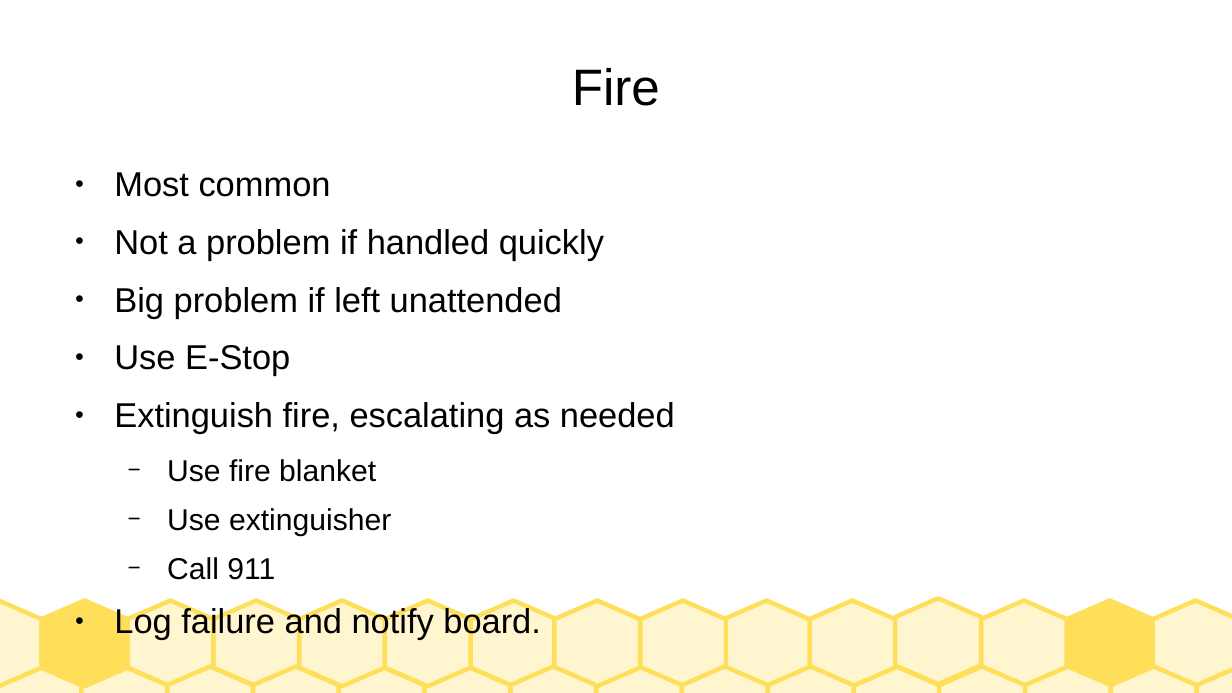
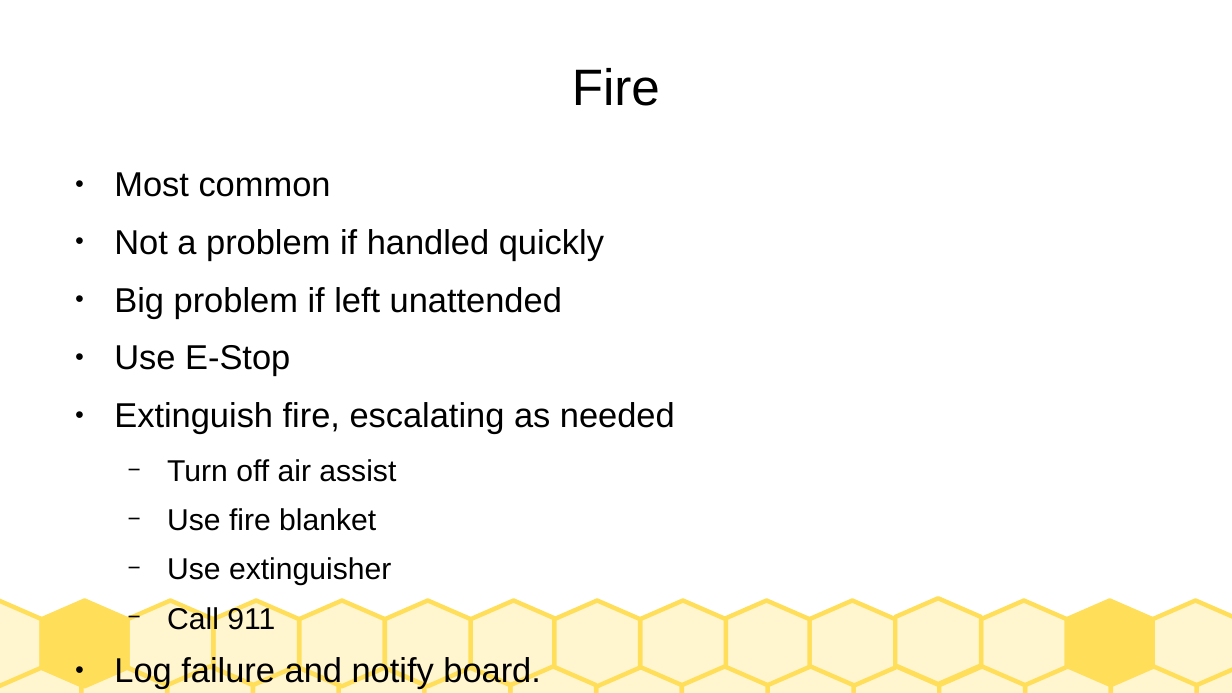
Before and after one commit to jarney/SparkStudioSalem-IndustrialLaserCutters, a slide deck: slide 8 of Training-AuthorizedUsers.odp. Drawn at 1232x693 pixels with LibreOffice and Linux fonts; fonts in the diff are those of the drawing. Boxes give left, top, right and bottom in pixels: in the first picture for what was removed or moved away, otherwise in the second. Text is boxed around its words. In the diff, an @@ line names an element or a change of style, - is before the commit and + after.

```diff
--- a/Training-AuthorizedUsers.odp
+++ b/Training-AuthorizedUsers.odp
@@ text at (167,459,396,482): paragraph added @@
+  − Turn off air assist
```
Also in this commit, not shown: 1 other slide changed, 1 other file.
